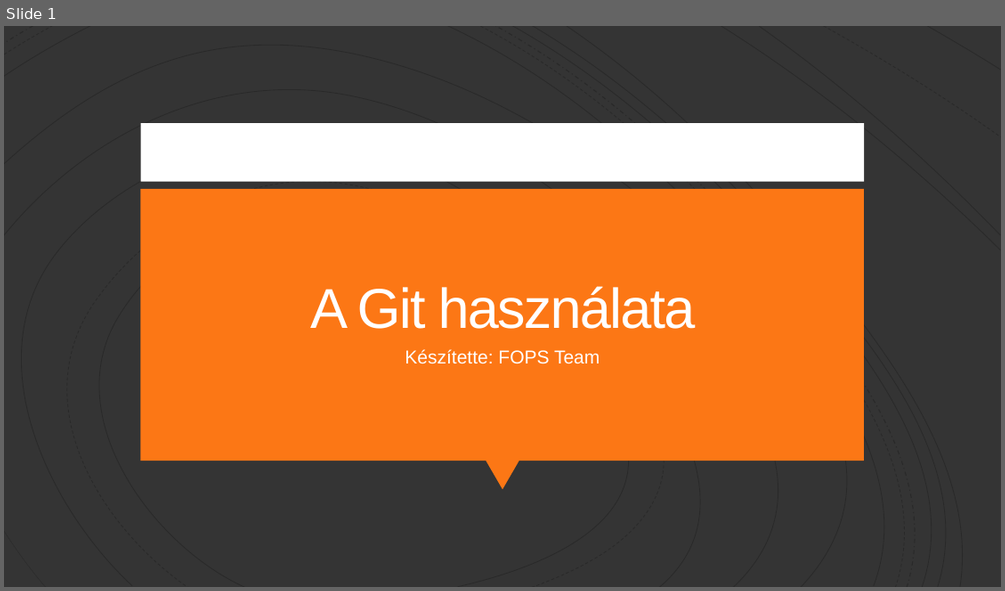
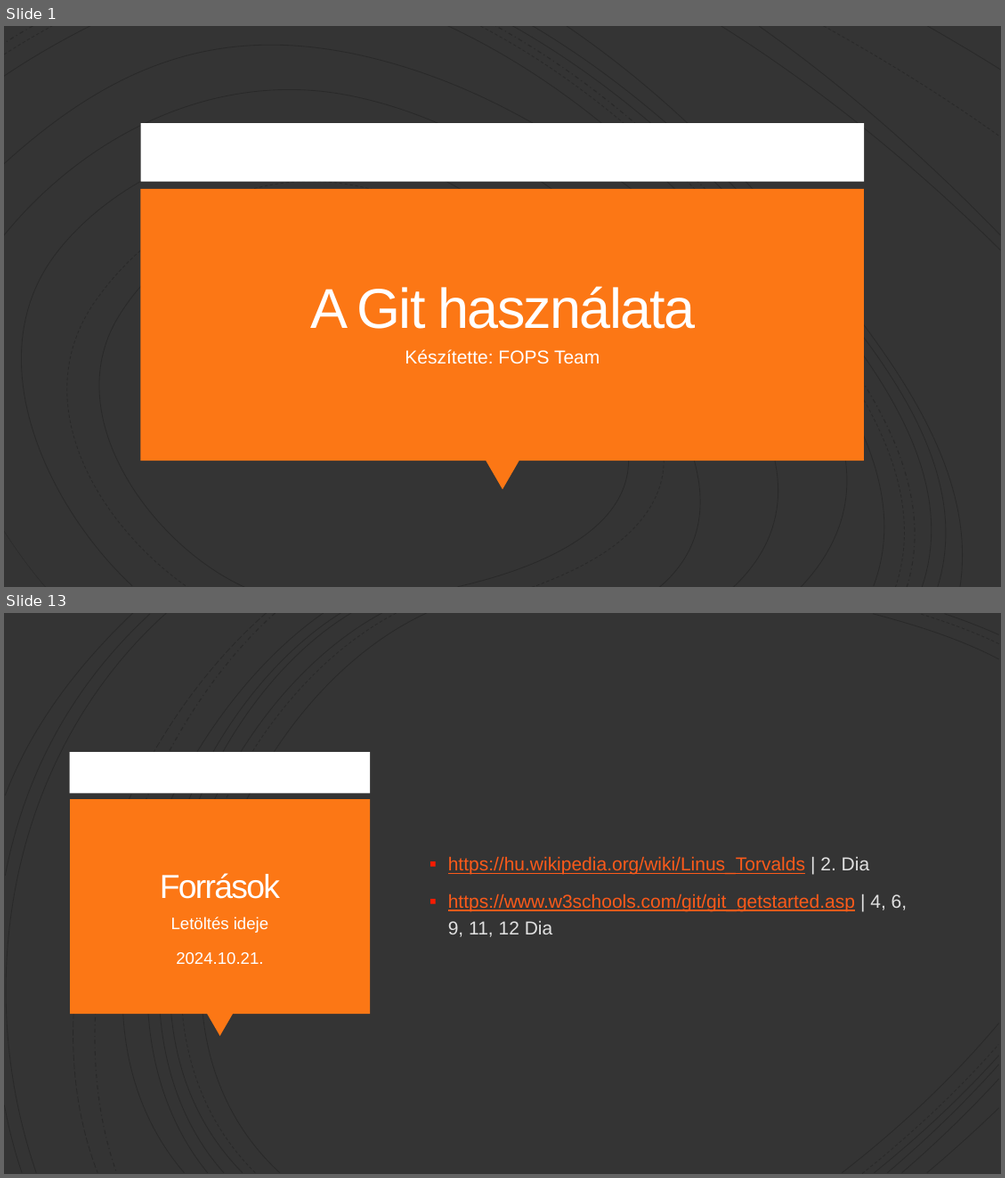
Before and after one commit to Peter-2007/FOPS, a slide deck: FOPS_Git.pptx. Shown one above the other, each under a label of ours: slide 1 before the commit, slides 1 and 13 after it; the slides between them are not shown. The pictures are 1005x591 and 1005x1178 pixels, drawn with LibreOffice and Linux fonts; fonts in the diff are those of the drawing. Boxes give left, top, right and bottom in pixels: in the first picture for what was removed or moved away, otherwise in the second. Text is boxed around its words. In the diff, an @@ line names an element or a change of style, - is before the commit and + after.

```diff
--- a/FOPS_Git.pptx
+++ b/FOPS_Git.pptx
@@ slide 13 added at (x1=4, y1=613, x2=1001, y2=1174), background #343434 @@
@@ group added at (x1=4, y1=613, x2=999, y2=1174): 21 freeform shapes @@
@@ rectangle added at (x1=70, y1=752, x2=371, y2=793), fill #FFFFFF @@
@@ rectangle added at (x1=70, y1=799, x2=370, y2=1013), fill #FC7715 @@
@@ title added at (x1=160, y1=873, x2=280, y2=899), 32 pt, text #FFFEFF @@
+Források
@@ text added at (x1=448, y1=856, x2=906, y2=937), 18 pt, text #FC5A1A, underline @@
+▪ https://hu.wikipedia.org/wiki/Linus_Torvalds | 2. Dia
+▪ https://www.w3schools.com/git/git_getstarted.asp | 4, 6, 9, 11, 12 Dia
@@ text added at (x1=171, y1=916, x2=268, y2=964), 16 pt, text #FFFEFF @@
+Letöltés ideje
+2024.10.21.
@@ triangle added at (x1=207, y1=1013, x2=233, y2=1037), fill #FC7715 @@
```
Also in this commit, not shown: 11 other slides added, 1 slide removed, 1 other file.
